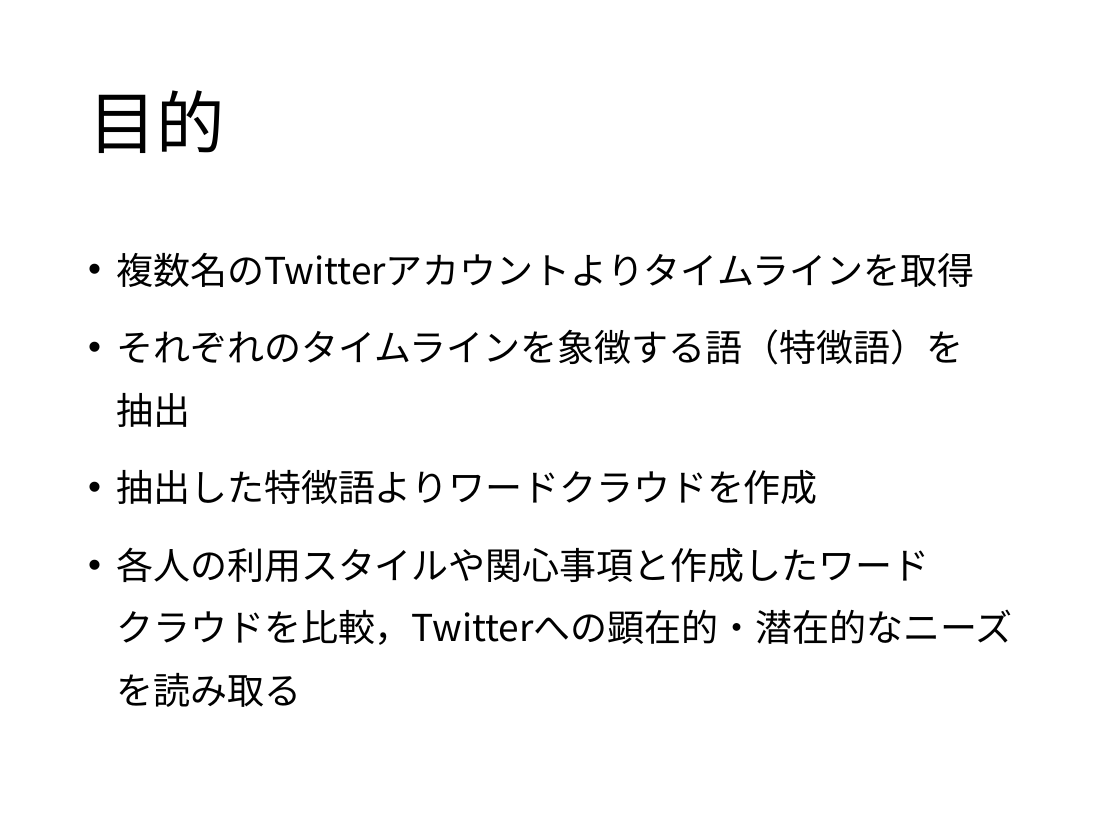
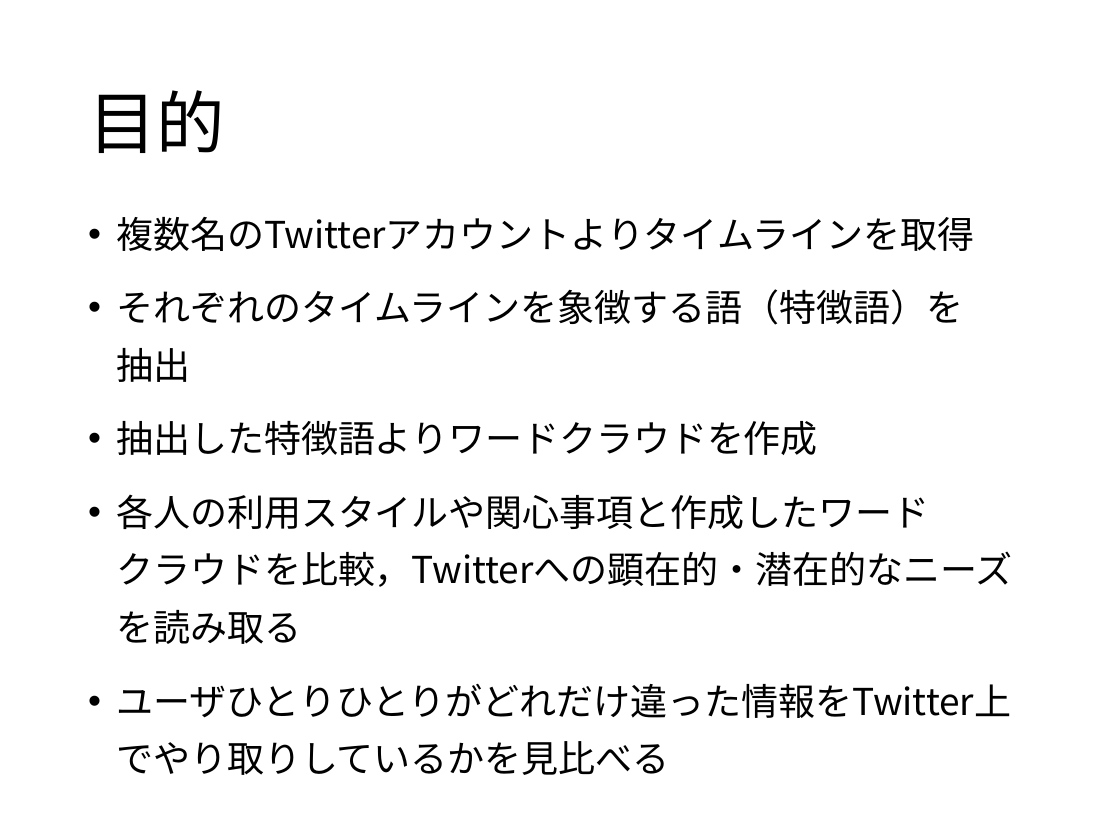
Before and after one commit to keimatsui/kadai, a slide deck: slide 3 of 卒業論文/2014/吉野聡志/最終発表スライド.pptx. Drawn at 1120x840 pixels with LibreOffice and Linux fonts; fonts in the diff are those of the drawing. Boxes give left, top, right and bottom in pixels: in the first picture for what was removed or moved away, otherwise in the second. Text is boxed around its words. In the diff, an @@ line names an element or a change of style, - is before the commit and + after.

Commit message:
最終発表スライド修正

```diff
--- a/卒業論文/2014/吉野聡志/最終発表スライド.pptx
+++ b/卒業論文/2014/吉野聡志/最終発表スライド.pptx
@@ text "複数名のTwitterアカウントよりタイムラインを取得" moved from (x1=116, y1=253, x2=1012, y2=707) to (x1=116, y1=217, x2=1012, y2=718) @@
@@ text at (x1=116, y1=217, x2=1012, y2=644): line spacing 1.4 to 1.3 @@
@@ text at (x1=116, y1=684, x2=1011, y2=718): paragraph added @@
+• ユーザひとりひとりがどれだけ違った情報をTwitter上でやり取りしているかを見比べる
```
Also in this commit, not shown: 1 other slide changed.
